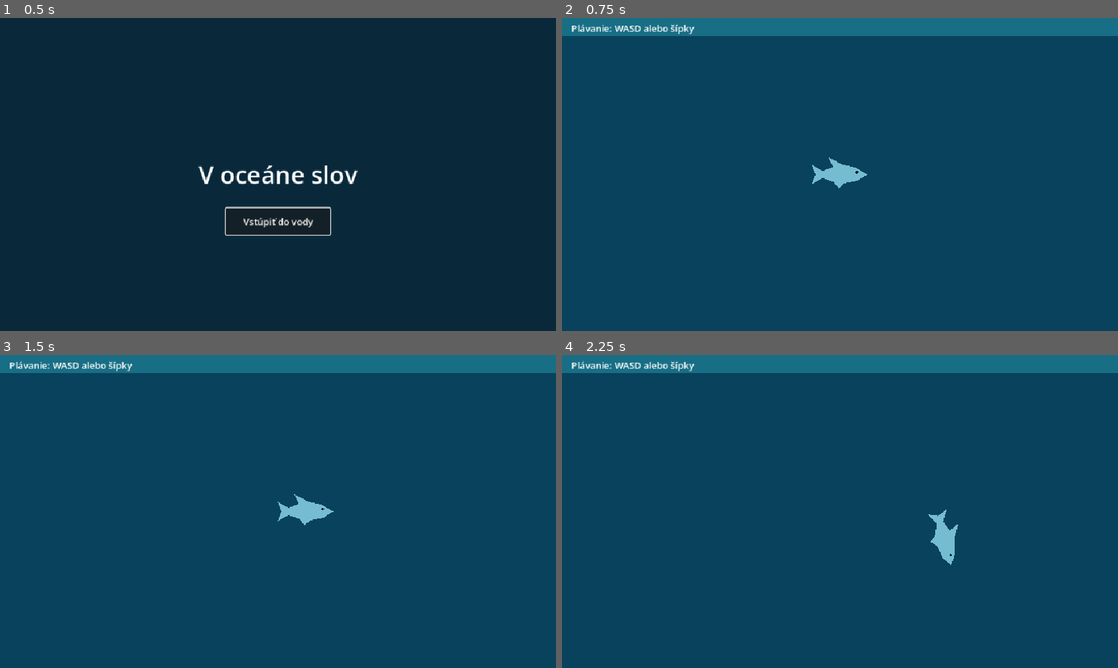
Above: before the commit, frames 1-4 (two rows, left to right).
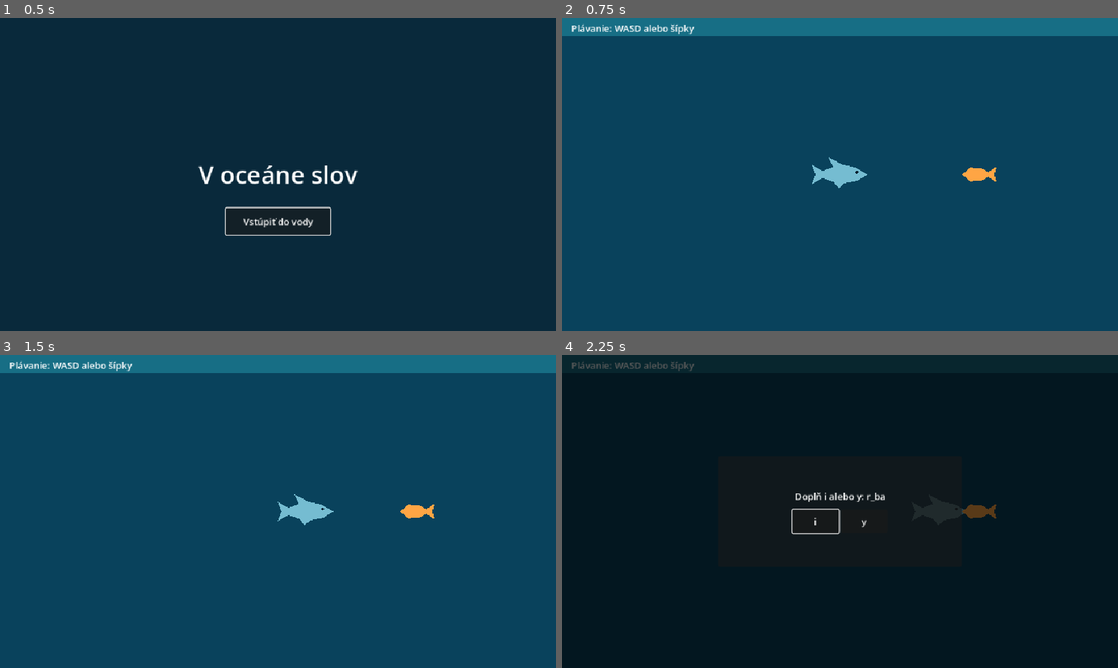
Above: after the commit, the same moments.

Repository: UCM-MS/T6-Projekt-V-oceane-slov
Game: Godot game, scene res://start.tscn
The game is run twice, just before and just after one commit, with the same random seed, the same clock (stepped at 60 frames per second) and the same inputs.
Inputs:
- Up to frame 1 (0.5 s): no input
- Up to frame 2 (0.75 s): click "Vstúpiť do vody" at 0.5 s
- Up to frame 3 (1.5 s): tap Enter at 1.25 s; hold D (swim_right) from 1.28 s (still down)
- Up to frame 4 (2.25 s): release D (swim_right) at 2.03 s; hold S (swim_down) from 2.03 s (still down)

Frame 1 is identical in both runs. In frame 2, 0.2% of the frame differs, in the area x 72-79%, y 47-53%; in frame 3, 0.2%; in frame 4, 100%, in the area x 0-100%, y 0-100%.

Commit message:
added test fish

Diff:
--- /dev/null
+++ b/project/game/water.gd
@@ -0,0 +1,34 @@
+extends Node2D
+
+const ENCOUNTER_DISTANCE := 68.0
+
+@onready var shark: Node2D = $Shark
+@onready var fish: Node2D = $Fish
+@onready var quiz: CanvasLayer = $Quiz
+@onready var answers: HBoxContainer = %Answers
+@onready var feedback: Label = %Feedback
+@onready var continue_button: Button = %Continue
+
+
+func _physics_process(_delta: float) -> void:
+	if shark.position.distance_squared_to(fish.position) > ENCOUNTER_DISTANCE * ENCOUNTER_DISTANCE:
+		return
+
+	set_physics_process(false)
+	shark.set_physics_process(false)
+	quiz.show()
+	%AnswerI.grab_focus()
+
+
+func _show_answer(correct: bool) -> void:
+	answers.hide()
+	feedback.text = "Správne! Ryba sa píše s y." if correct else "Nesprávne. Ryba sa píše s y."
+	feedback.show()
+	continue_button.show()
+	continue_button.grab_focus()
+
+
+func _continue_swimming() -> void:
+	quiz.hide()
+	fish.hide()
+	shark.set_physics_process(true)
--- a/project/game/water.tscn
+++ b/project/game/water.tscn
@@ -1,8 +1,10 @@
 [gd_scene format=3]
 
 [ext_resource type="Script" path="res://shark.gd" id="1"]
+[ext_resource type="Script" path="res://water.gd" id="2"]
 
 [node name="Water" type="Node2D"]
+script = ExtResource("2")
 
 [node name="Backdrop" type="ColorRect" parent="."]
 offset_right = 960.0
@@ -33,3 +35,69 @@
 position = Vector2(29, -4)
 color = Color(0.035, 0.12, 0.18, 1)
 polygon = PackedVector2Array(-3, 0, 0, -3, 3, 0, 0, 3)
+
+[node name="Fish" type="Node2D" parent="."]
+position = Vector2(720, 270)
+
+[node name="Silhouette" type="Polygon2D" parent="Fish"]
+color = Color(1, 0.65, 0.27, 1)
+polygon = PackedVector2Array(-29, 0, -15, -12, 6, -10, 16, -4, 30, -13, 27, 0, 30, 13, 16, 4, 6, 10, -15, 12)
+
+[node name="Quiz" type="CanvasLayer" parent="."]
+visible = false
+
+[node name="Shade" type="ColorRect" parent="Quiz"]
+anchor_right = 1.0
+anchor_bottom = 1.0
+color = Color(0, 0, 0, 0.65)
+
+[node name="Panel" type="PanelContainer" parent="Quiz/Shade"]
+anchor_left = 0.5
+anchor_top = 0.5
+anchor_right = 0.5
+anchor_bottom = 0.5
+offset_left = -210.0
+offset_top = -95.0
+offset_right = 210.0
+offset_bottom = 95.0
+
+[node name="Margin" type="MarginContainer" parent="Quiz/Shade/Panel"]
+theme_override_constants/margin_left = 20
+theme_override_constants/margin_top = 20
+theme_override_constants/margin_right = 20
+theme_override_constants/margin_bottom = 20
+
+[node name="Content" type="VBoxContainer" parent="Quiz/Shade/Panel/Margin"]
+theme_override_constants/separation = 12
+alignment = 1
+
+[node name="Question" type="Label" parent="Quiz/Shade/Panel/Margin/Content"]
+text = "Doplň i alebo y: r_ba"
+horizontal_alignment = 1
+
+[node name="Answers" type="HBoxContainer" parent="Quiz/Shade/Panel/Margin/Content"]
+unique_name_in_owner = true
+alignment = 1
+
+[node name="AnswerI" type="Button" parent="Quiz/Shade/Panel/Margin/Content/Answers"]
+unique_name_in_owner = true
+custom_minimum_size = Vector2(80, 40)
+text = "i"
+
+[node name="AnswerY" type="Button" parent="Quiz/Shade/Panel/Margin/Content/Answers"]
+custom_minimum_size = Vector2(80, 40)
+text = "y"
+
+[node name="Feedback" type="Label" parent="Quiz/Shade/Panel/Margin/Content"]
+unique_name_in_owner = true
+visible = false
+horizontal_alignment = 1
+
+[node name="Continue" type="Button" parent="Quiz/Shade/Panel/Margin/Content"]
+unique_name_in_owner = true
+visible = false
+text = "Pokračovať v plávaní"
+
+[connection signal="pressed" from="Quiz/Shade/Panel/Margin/Content/Answers/AnswerI" to="." method="_show_answer" binds= [false]]
+[connection signal="pressed" from="Quiz/Shade/Panel/Margin/Content/Answers/AnswerY" to="." method="_show_answer" binds= [true]]
+[connection signal="pressed" from="Quiz/Shade/Panel/Margin/Content/Continue" to="." method="_continue_swimming"]
Not shown, added: project/game/water.gd.uid
